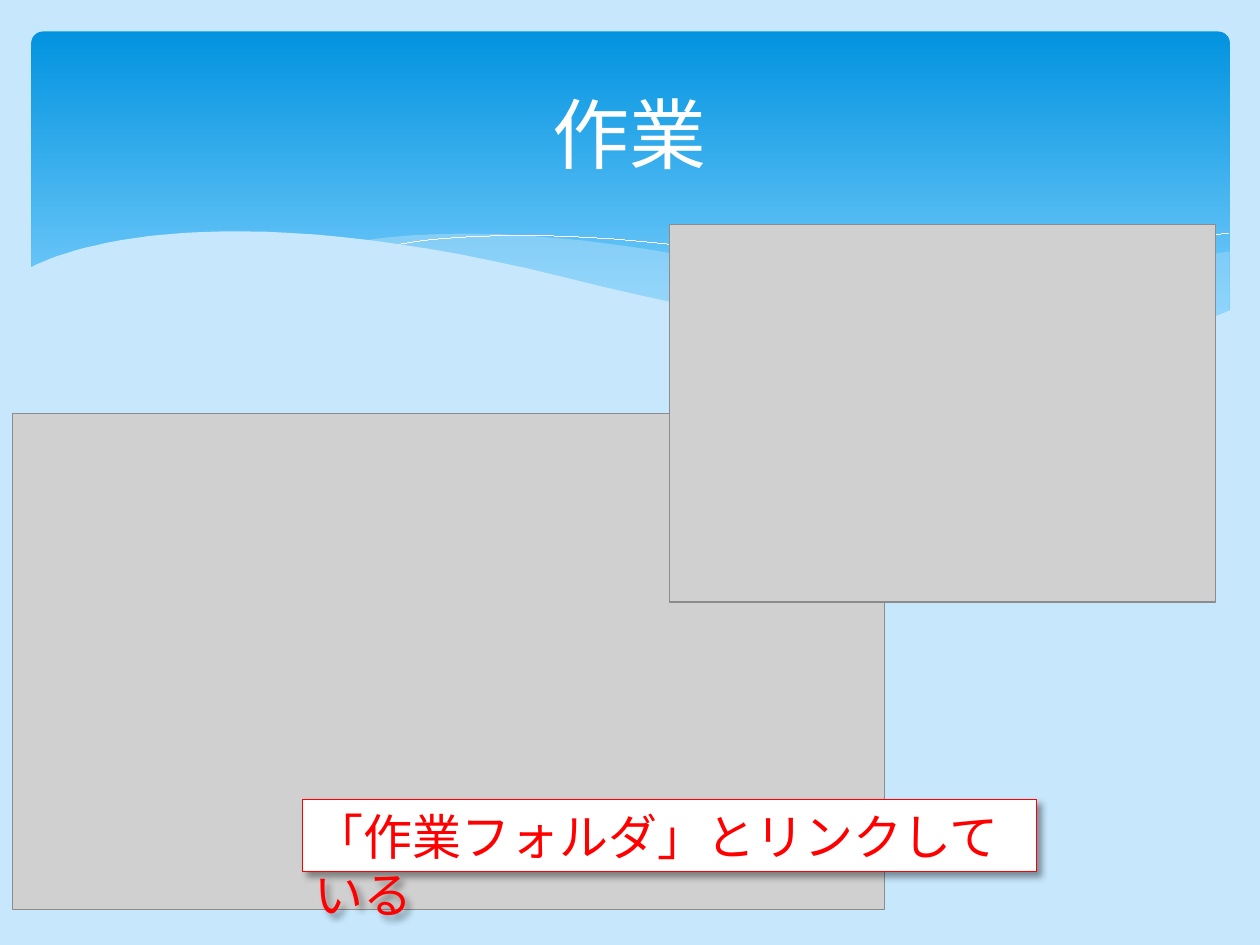
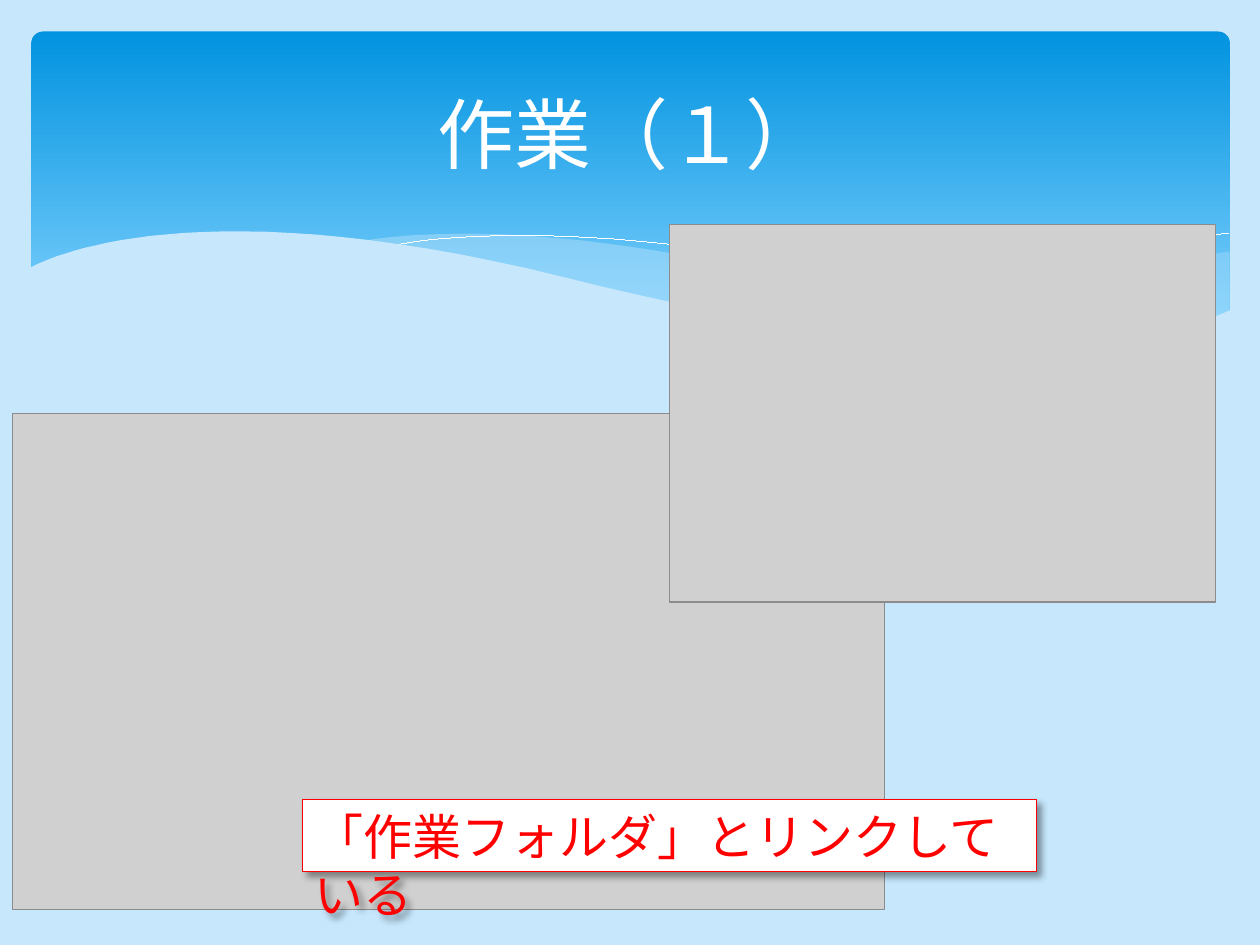
Before and after one commit to spw0022/ldd13, a slide deck: slide 21 of 世界一簡単なgithub入門.pptx. Drawn at 1260x945 pixels with LibreOffice and Linux fonts; fonts in the diff are those of the drawing; grey boxes stand for pictures. Boxes give left, top, right and bottom in pixels: in the first picture for what was removed or moved away, otherwise in the second. Text is boxed around its words. In the diff, an @@ line names an element or a change of style, - is before the commit and + after.

```diff
--- a/世界一簡単なgithub入門.pptx
+++ b/世界一簡単なgithub入門.pptx
@@ title at (x1=437, y1=97, x2=822, y2=170): text changed @@
-作業
+作業（１）
```
Also in this commit, not shown: 4 other files.
